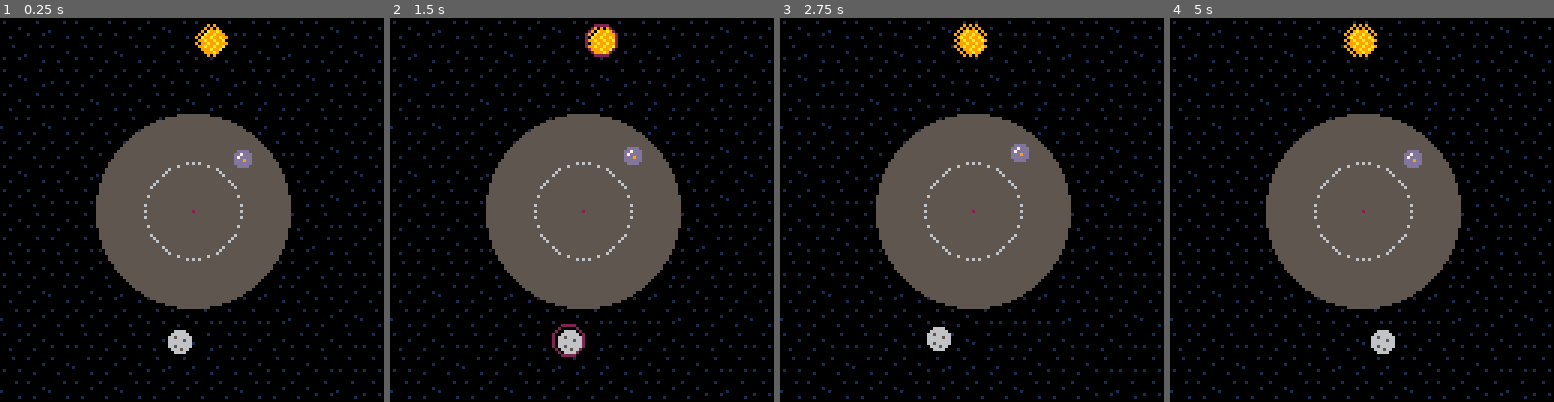
Above: before the commit, frames 1-4 (left to right).
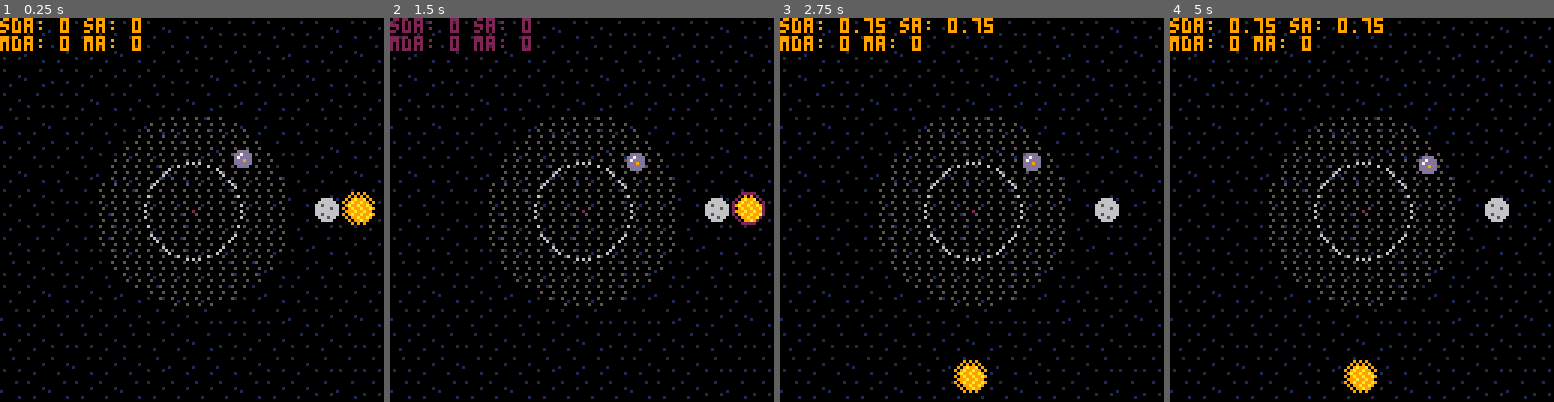
Above: after the commit, the same moments.

Repository: chiguire/cosmos_ggj22
Game: PICO-8 cartridge cosmos.p8
Same seed, same stepped clock (60 frames per second), same inputs: the game is played once before the commit and once after it.
Inputs:
- Up to frame 1 (0.25 s): no input
- Up to frame 2 (1.5 s): tap O (Z key) at 0.33, 0.7, 1.43 s; tap X (X key) at 1.07 s
- Up to frame 3 (2.75 s): hold Left 1.97-2.37 s; tap X (X key) at 2.07, 2.4, 2.73 s; tap O (Z key) at 2.22 s; hold Down from 2.42 s (still down)
- Up to frame 4 (5 s): release Down at 2.82 s; hold Right 2.87-3.53 s; tap X (X key) every 0.33 s from 3.07 to 4.73 s; tap O (Z key) at 3.1, 3.98, 4.87 s; hold Up 3.58-4.08 s; hold Right 4.13-4.53 s; hold Down from 4.58 s (still down)

The runs differ from the first frame. In frame 1, 20% of the frame differs, in the area x 0-98%, y 0-88%; in frame 2, 20%; in frame 3, 20%, in the area x 0-89%, y 0-98%; in frame 4, 20%.

Commit message:
Changed player input to 8-directions for moon and sun, requires two players

Diff:
--- a/cosmos.p8
+++ b/cosmos.p8
@@ -6,11 +6,17 @@
 #include perlin.lua
 cx=64 cy=64
 
-angle_speed = 0.002
+--angle_speed = 0.002
+sun_player=0
 sun_angle=0
+sun_angle_direction=0
+sun_desired_angle=0
 sun_radius=56
 sun_mass=2
+moon_player=1
 moon_angle=0
+moon_angle_direction=0
+moon_desired_angle=0
 moon_radius=45
 moon_mass=1
 earth_radius=32
@@ -27,7 +33,24 @@
 is_attracting=false
 is_repelling=false
 
-
+input = {
+	sun = {
+		left = false,
+		right = false,
+		up = false,
+		down = false,
+		attracting = false,
+		repelling = false,
+	},
+	moon = {
+		left = false,
+		right = false,
+		up = false,
+		down = false,
+		attracting = false,
+		repelling = false
+	}
+}
 moods={
 	{
 		intensity=0,
@@ -112,12 +135,45 @@
 end
 
 function _update()
-	if (btn(0)) then moon_angle -= angle_speed end
-	if (btn(1)) then moon_angle += angle_speed end
-	if (btn(2)) then sun_angle -= angle_speed end
-	if (btn(3)) then sun_angle += angle_speed end
-	is_attracting=btn(4)
-	is_repelling=btn(5)
+	-- read all input
+	input = {
+		sun = {
+			left = btn(0,sun_player),
+			right = btn(1,sun_player),
+			up = btn(2,sun_player),
+			down = btn(3,sun_player),
+			attracting = btn(4,sun_player),
+			repelling = btn(5,sun_player),
+		},
+		moon = {
+			left = btn(0,moon_player),
+			right = btn(1,moon_player),
+			up = btn(2,moon_player),
+			down = btn(3,moon_player),
+			attracting = btn(4,moon_player),
+			repelling = btn(5,moon_player)
+		}
+	}
+
+	-- set sun angle
+	new_sun_desired_angle = get_desired_angle(input.sun)
+
+	if (new_sun_desired_angle ~= false) then
+		sun_desired_angle = new_sun_desired_angle
+		sun_angle_direction = get_angle_direction(sun_angle, sun_desired_angle)
+	end
+
+	sun_angle = move_angle(sun_angle, sun_angle_direction, sun_desired_angle)
+
+	-- set moon angle
+	new_moon_desired_angle = get_desired_angle(input.moon)
+
+	if (new_moon_desired_angle ~= false) then
+		moon_desired_angle = new_moon_desired_angle
+		moon_angle_direction = get_angle_direction(moon_angle, moon_desired_angle)
+	end
+
+	moon_angle = move_angle(moon_angle, moon_angle_direction, moon_desired_angle)
 
 	for i=1,current_intensities do
 		m=moods[i]
@@ -135,18 +191,19 @@
 		moondx,moondy=vecdirection(m.dotx,m.doty,moonx,moony)
 
 		-- force sign multipler
-		sign=is_attracting and 1 or is_repelling and -1 or 0
+		sun_sign=input.sun.attracting and 1 or input.sun.repelling and -1 or 0
+		moon_sign=input.moon.attracting and 1 or input.moon.repelling and -1 or 0
 
 		-- gravity!
 		gsun=(gravity_constant*sun_mass*m.dotmass) / sundistsqrd
 		gmoon=(gravity_constant*moon_mass*m.dotmass)/moondistsqrd
 
-		fx=gsun*sundx+gmoon*moondx
-		fy=gsun*sundy+gmoon*moondy
+		fx=gsun*sundx*sun_sign+gmoon*moondx*moon_sign
+		fy=gsun*sundy*sun_sign+gmoon*moondy*moon_sign
 
 		-- velocity
-		m.dotvx=m.dotvx+sign*fx
-		m.dotvy=m.dotvy+sign*fy
+		m.dotvx=m.dotvx+fx
+		m.dotvy=m.dotvy+fy
 
 		-- position
 		m.dotx=m.dotx+m.dotvx
@@ -190,7 +247,54 @@
 			extcmd("shutdown")
 		end
 	end
-
+end
+
+function get_desired_angle(i)
+	if (i.up) then
+		if (i.left) then
+			return 3.0/8.0
+		elseif (i.right) then
+			return 1.0/8.0
+		else
+			return 2.0/8.0
+		end
+	elseif (i.down) then
+		if (i.left) then
+			return 5.0/8.0
+		elseif (i.right) then
+			return 7.0/8.0
+		else
+			return 6.0/8.0
+		end
+	else
+		if (i.left) then
+			return 4.0/8.0
+		elseif (i.right) then
+			return 0.0/8.0
+		else
+			return false -- no button pressed, keep same angle
+		end
+	end
+end
+
+-- returns 1 if a1 is closest to a0 to its left (or exactly 180deg)
+-- returns -1 if a1 is closest to a1 to its right
+-- returns 0 if a1 == a0
+function get_angle_direction(a0, a1)
+	-- modified dot product
+	modified_dot = cos(a0)*-1*sin(a0)+sin(a0)*cos(a1)
+
+	if (modified_dot > 0) then
+		return 1
+	elseif (modified_dot < 0) then
+		return -1
+	else
+		return 0
+	end
+end
+
+function move_angle(angle, angle_direction, desired_angle)
+	return desired_angle
 end
 
 function _draw()
@@ -198,7 +302,7 @@
  map(0, 0, 0, 0, 16, 16)
 
  -- draw plain earth
- fillp(0)
+ fillp(0b1111101111111101.1)
  circfill(cx, cy, earth_radius, 5)
 
  -- draw intensity coverage
@@ -250,23 +354,27 @@
  -- draw sun
  polarspr(1,cx,cy,sun_radius,sun_angle)
 
- -- draw attracting/repelling waves
+ -- draw attracting/repelling waves for the sun
  fillp(0)
- if (is_repelling) then
-	x,y=polarcoord(cx,cy,moon_radius,moon_angle)
-	circ(x-1, y-1, 4+(time()*5%3), 5)
-
+ if (input.sun.repelling) then
 	x,y=polarcoord(cx,cy,sun_radius,sun_angle)
 	circ(x-1, y-1, 4+(time()*5%3), 5)
- elseif (is_attracting) then
-	x,y=polarcoord(cx,cy,moon_radius,moon_angle)
-	circ(x-1, y-1, 7-(time()*5%3), 2)
-
+ elseif (input.sun.attracting) then
 	x,y=polarcoord(cx,cy,sun_radius,sun_angle)
 	circ(x-1, y-1, 7-(time()*5%3), 2)
  end
 
- --print("intensity: "..tostring(moods[1].intensity))
+ -- draw attracting/repelling waves for the moon
+ if (input.moon.repelling) then
+	x,y=polarcoord(cx,cy,moon_radius,moon_angle)
+	circ(x-1, y-1, 4+(time()*5%3), 5)
+ elseif (input.moon.attracting) then
+	x,y=polarcoord(cx,cy,moon_radius,moon_angle)
+	circ(x-1, y-1, 7-(time()*5%3), 2)
+ end
+
+ print("sda: "..tostring(sun_desired_angle).." sa: "..tostring(sun_angle))
+ print("mda: "..tostring(moon_desired_angle).." ma: "..tostring(moon_angle))
 end
 
 -- draw a star
